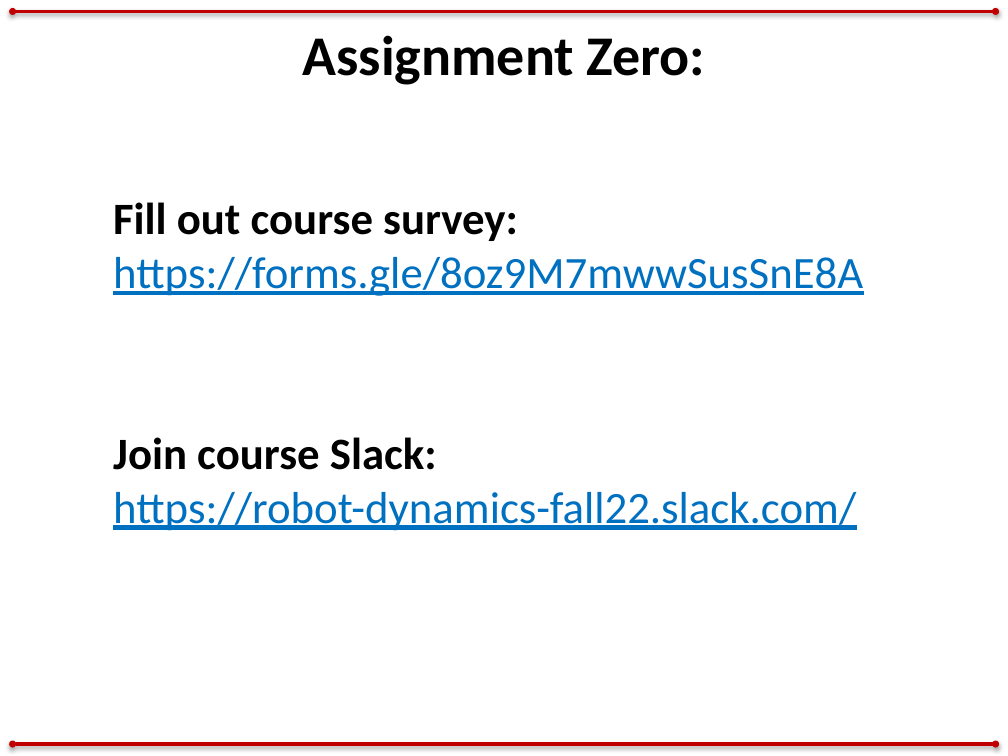
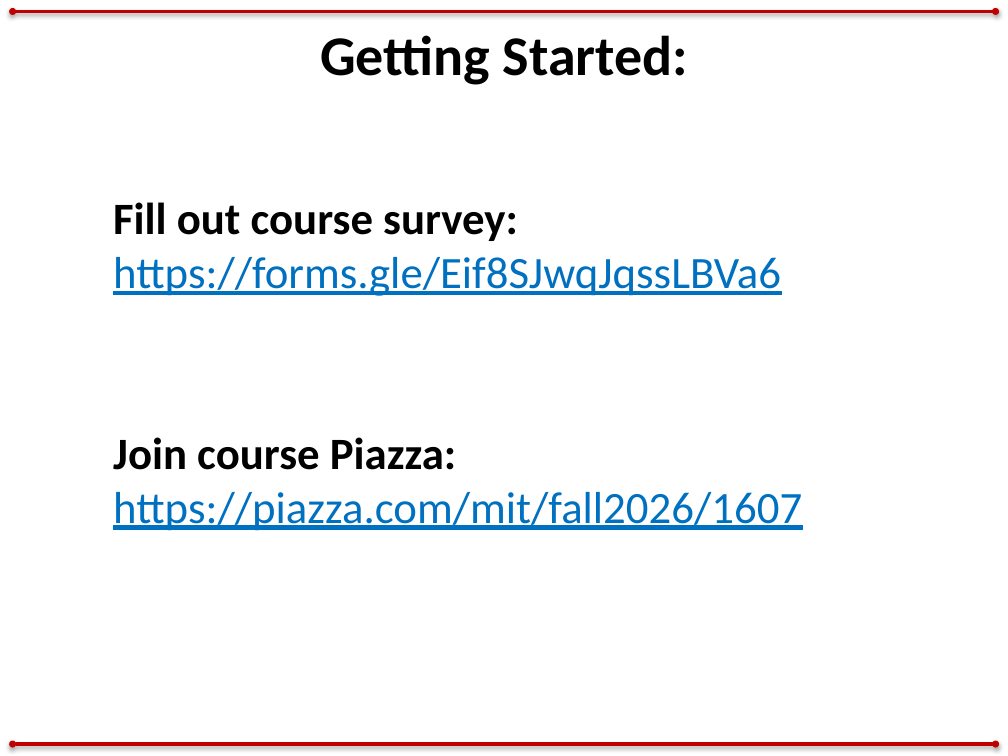
Before and after one commit to zacmanchester/dynamics-course, a slide deck: slide 15 of lectures/lecture 1/Intro.pptx (slide 13 before the commit). Drawn at 1008x756 pixels with LibreOffice and Linux fonts; fonts in the diff are those of the drawing. Boxes give left, top, right and bottom in pixels: in the first picture for what was removed or moved away, otherwise in the second. Text is boxed around its words. In the diff, an @@ line names an element or a change of style, - is before the commit and + after.

```diff
--- a/lectures/lecture 1/Intro.pptx
+++ b/lectures/lecture 1/Intro.pptx
@@ text at [320, 35, 688, 85]: text changed @@
-Assignment Zero:
+Getting Started:
@@ text at [113, 257, 781, 296]: text changed @@
-https://forms.gle/8oz9M7mwwSusSnE8A
+https://forms.gle/Eif8SJwqJqssLBVa6
@@ text at [113, 437, 802, 531]: text changed @@
-Join course Slack:
-https://robot-dynamics-fall22.slack.com/
+Join course Piazza:
+https://piazza.com/mit/fall2026/1607
```
Also in this commit, not shown: 3 other slides changed, 2 slides added, 2 other files.
